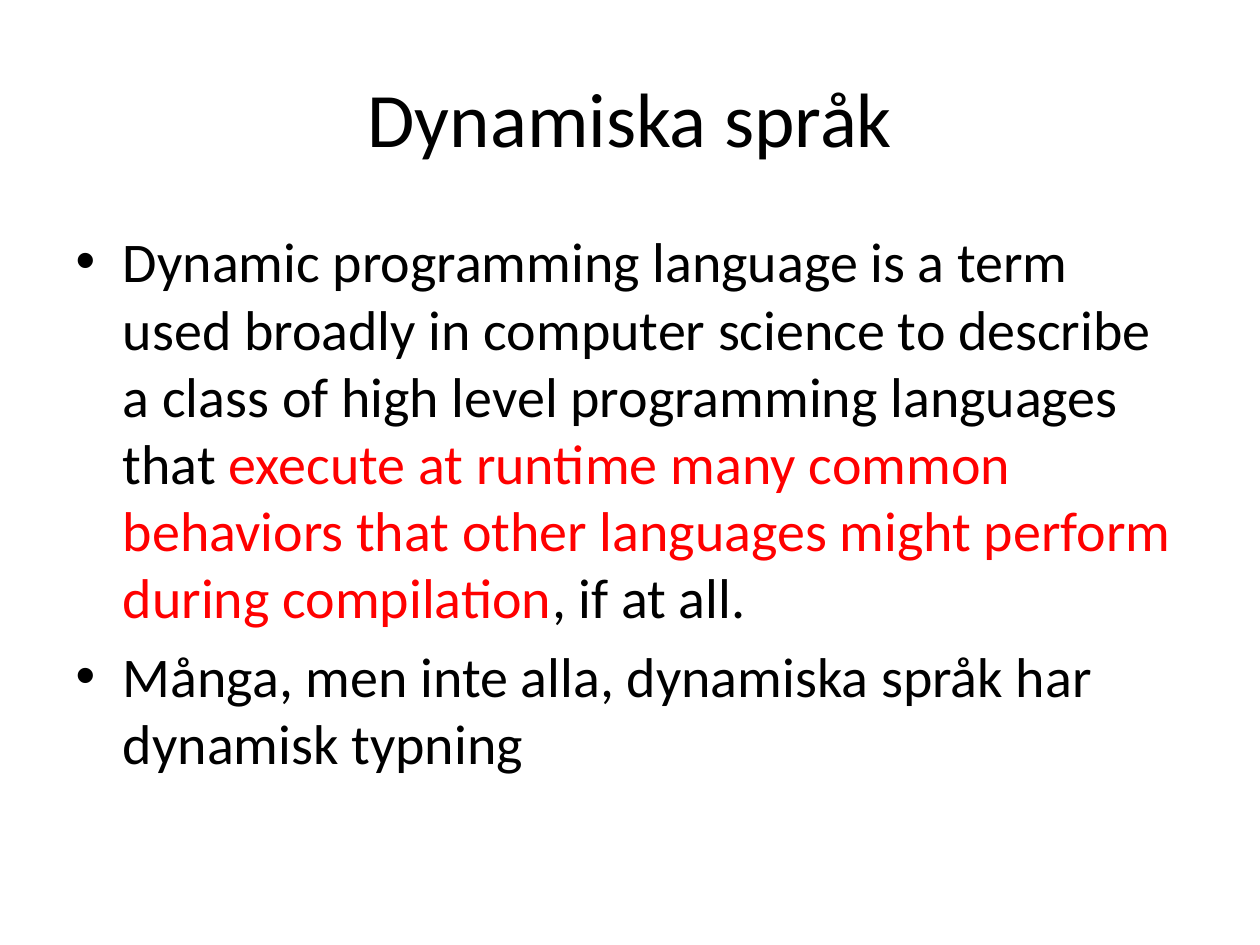
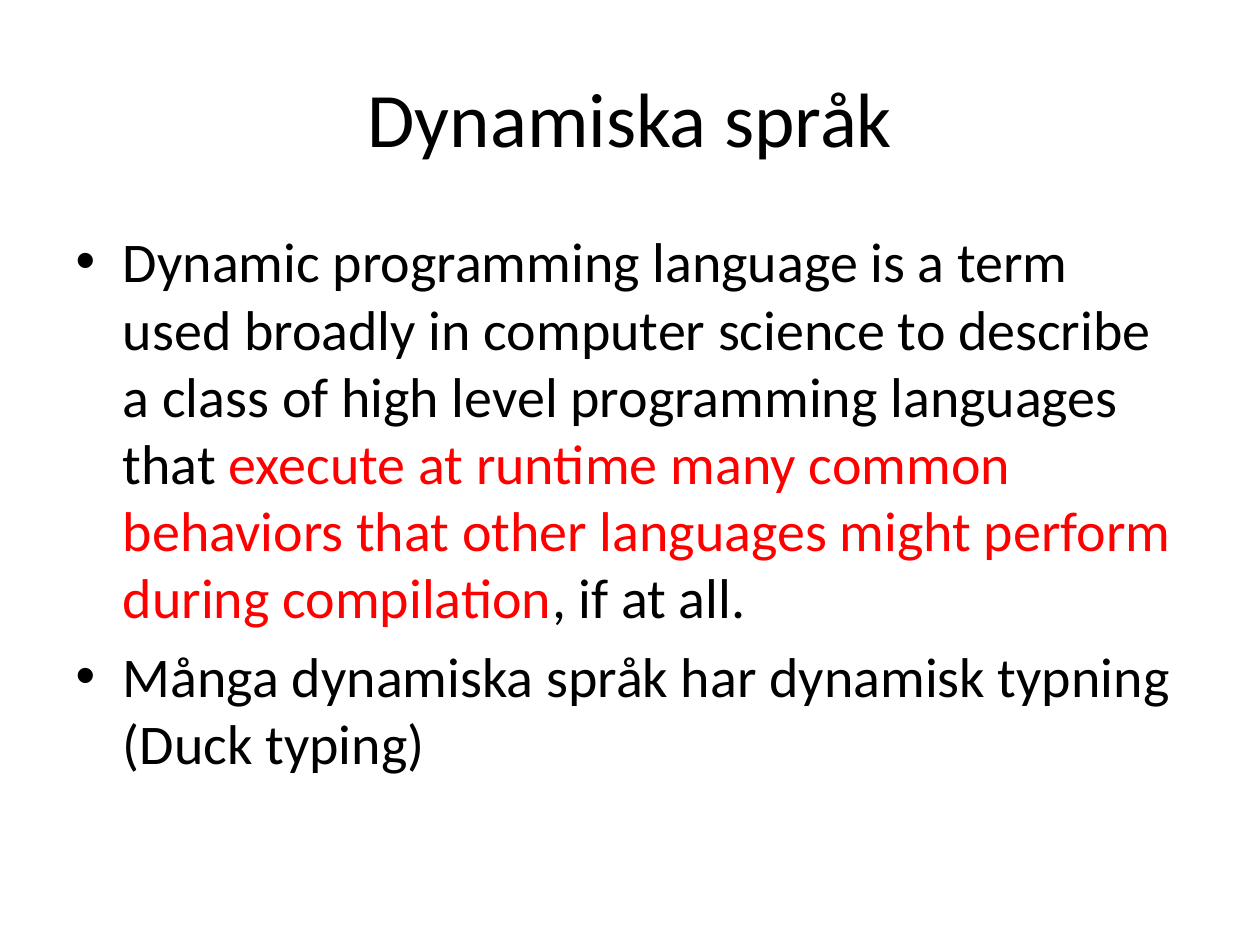
Before and after one commit to me97esn/groovyseminarium, a slide deck: slide 7 of groovyseminarie/dokument/groovyseminarium_source.pptx (slide 3 before the commit). Drawn at 1260x945 pixels with LibreOffice and Linux fonts; fonts in the diff are those of the drawing. Boxes give left, top, right and bottom in pixels: in the first picture for what was removed or moved away, otherwise in the second. Text is boxed around its words. In the diff, an @@ line names an element or a change of style, - is before the commit and + after.

```diff
--- a/groovyseminarie/dokument/groovyseminarium_source.pptx
+++ b/groovyseminarie/dokument/groovyseminarium_source.pptx
@@ text at <box>123,657,1169,774</box>: text changed @@
-• Många, men inte alla, dynamiska språk har dynamisk typning
+• Många dynamiska språk har dynamisk typning (Duck typing)
```
Also in this commit, not shown: 3 other slides changed, 5 slides added, 2 other files.
